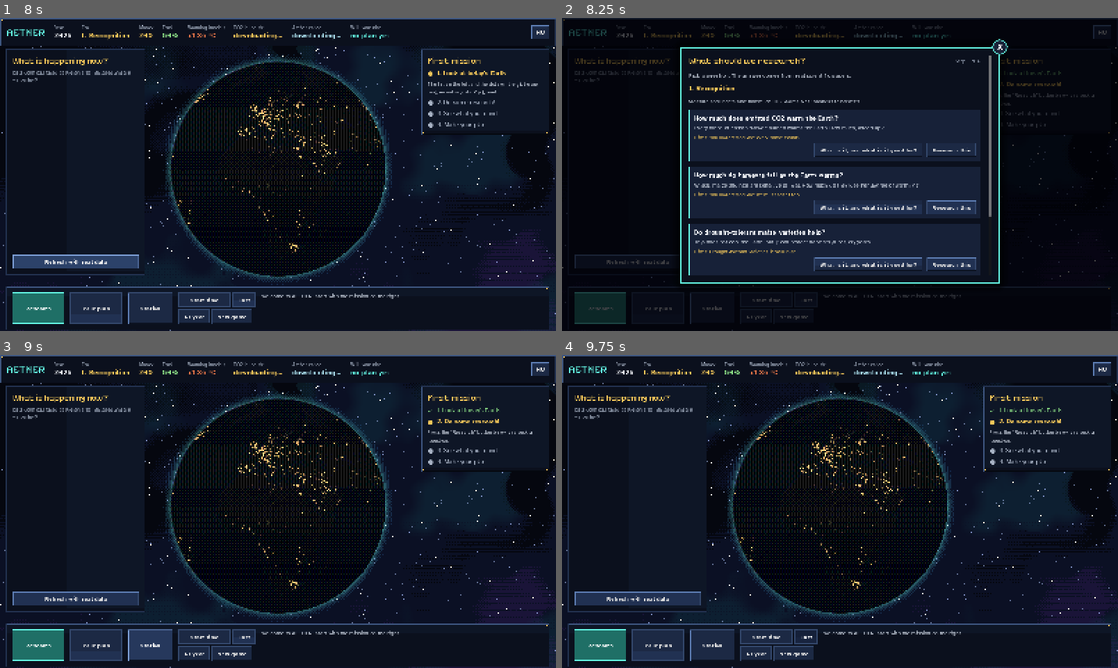
Above: before the commit, frames 1-4 (two rows, left to right).
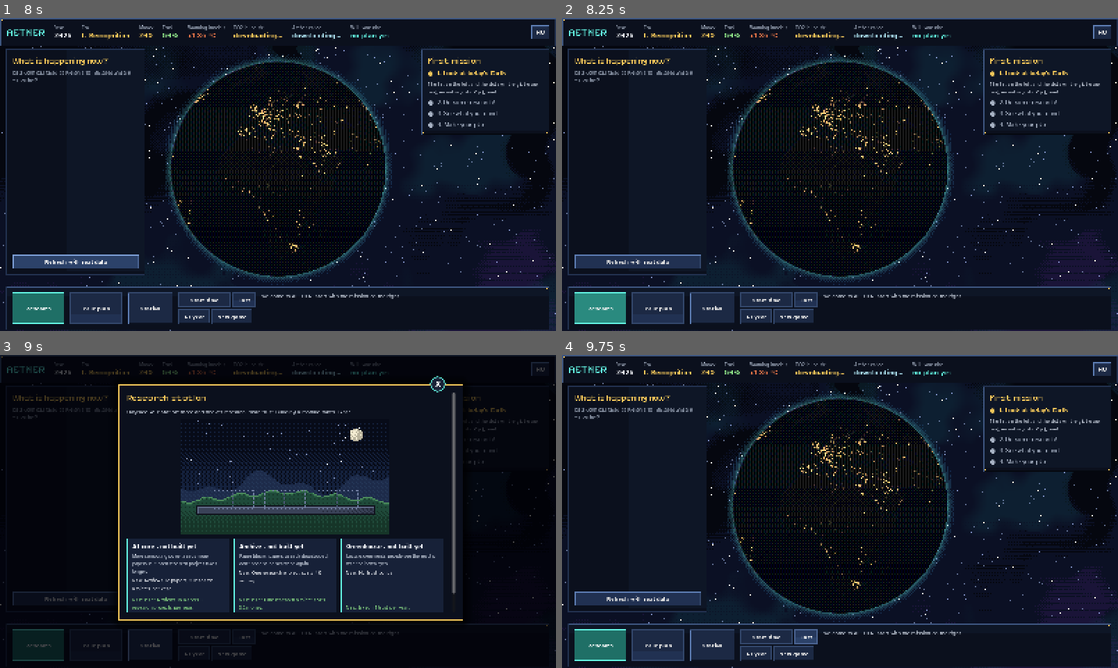
Above: after the commit, the same moments.

Repository: roadside/aether
Game: Godot game, scene res://scenes/main.tscn
Same seed, same stepped clock (60 frames per second), same inputs: the game is played once before the commit and once after it.
Inputs:
- Up to frame 1 (8 s): click "Start time" at 0.5 s; click "New game" at 1.25 s; click "Sure? Click again" at 2 s; click "Start time" at 2.75 s; click "New game" at 3.5 s; click "Sure? Click again" at 4.25 s; click "HU" at 5 s; click "EN" at 5.75 s; click "Refresh with real data" at 6.5 s; click "Refresh with real data" at 7.25 s
- Up to frame 2 (8.25 s): click "Research" at 8 s
- Up to frame 3 (9 s): click "Station" at 8.75 s
- Up to frame 4 (9.75 s): click "Fast" at 9.5 s

Frame 1 is identical in both runs. In frame 2, 40% of the frame differs, in the area x 0-100%, y 0-100%; in frame 3, 35%; in frame 4, 0.7%.
Error after the commit: Parse Error: Cannot find member "strip" in base "String". (res://scripts/research_flow.gd:204)

Commit message:
Téma-ablak: nincs „Mi ez?” rész, magyarul nincs angol Wikipédia-szöveg; az AI a játék kérdését magyarázza, a visszhangzó mezőket eldobjuk
Co-Authored-By: Claude Opus 5.5 <noreply@anthropic.com>
Claude-Session: https://claude.ai/code/session_01T6sPwaPiVjASr8DLyjC9bo

Diff:
--- a/AETHER_godot/scripts/i18n.gd
+++ b/AETHER_godot/scripts/i18n.gd
@@ -422,4 +422,5 @@
 	"Korszak": "Era",
 	"Tudásfa (játékszabály): a kutatott témák új korszakot, új témákat és új tervlehetőségeket nyitnak. Kutatás gomb.": "Knowledge tree (game rule): researched topics open new eras, topics and plan options. See the Research button.",
 	"Új korszak: %s! %s": "New era: %s! %s",
+	"Wikipédia": "Wikipedia",
 }
--- a/AETHER_godot/scripts/research_flow.gd
+++ b/AETHER_godot/scripts/research_flow.gd
@@ -163,7 +163,7 @@
 
 
 func _topic_path(q: Dictionary, ai: String) -> String:
-	return bridge.work_dir("aether_temak").path_join("%s_%s_%s.json" % [str(q["wiki_en"]).md5_text().left(10), L.lang, ai])
+	return bridge.work_dir("aether_temak").path_join("v2_%s_%s_%s.json" % [str(q["wiki_en"]).md5_text().left(10), L.lang, ai])
 
 
 func _show_topic(q: Dictionary) -> void:
@@ -191,7 +191,7 @@
 	var ai := "none" if phase == "gyors" else _topic_ai
 	_topic_out = _topic_path(_topic_q, ai)
 	if not bridge.run("tema", ["tema", "--wiki", str(_topic_q["wiki"]), "--wiki-en", str(_topic_q["wiki_en"]),
-			"--kereses", str(_topic_q["attekintes"]), "--ki", _topic_out, "--ai", ai, "--nyelv", L.lang]):
+			"--kereses", str(_topic_q["attekintes"]), "--cim", L.t(str(_topic_q["cim"])), "--ki", _topic_out, "--ai", ai, "--nyelv", L.lang]):
 		if phase == "gyors":
 			_show_busy()
 
@@ -200,7 +200,9 @@
 	_header(L.t(_topic_q["cim"]), 0, "")
 	var m: Variant = r.get("magyarazat")
 	if typeof(m) == TYPE_DICTIONARY:
-		for part in [["mi_ez", "Mi ez?"], ["mire_jo", "Mire jó?"], ["hatranyok", "Mi a gond vele?"], ["mennyire_bizonyitott", "Mennyire bizonyított?"]]:
+		for part in [["mire_jo", "Mire jó?"], ["hatranyok", "Mi a gond vele?"], ["mennyire_bizonyitott", "Mennyire bizonyított?"]]:
+			if str(m.get(part[0], "")).strip() == "":
+				continue
 			var c := UI.card(UI.GOLD)
 			c.add_child(UI.label(L.t(part[1]), 17, UI.GOLD, true))
 			c.add_child(UI.label(str(m.get(part[0], "")), 17, UI.TEXT))
@@ -209,9 +211,10 @@
 	var src := UI.vbox(2)
 	var w: Variant = r.get("wiki")
 	if typeof(w) == TYPE_DICTIONARY:
-		if typeof(m) != TYPE_DICTIONARY:
+		# AI nélkül a Wikipédia bevezetője, de csak a játékos nyelvén; ha az AI még ír, semmi
+		if typeof(m) != TYPE_DICTIONARY and _topic_ai == "none" and str(w.get("nyelv", "")) == L.lang:
 			var c := UI.card(UI.GOLD)
-			c.add_child(UI.label(L.t("Mi ez? (Wikipédia)"), 17, UI.GOLD, true))
+			c.add_child(UI.label(L.t("Wikipédia"), 17, UI.GOLD, true))
 			c.add_child(UI.label(str(w.get("bevezeto", "")), 17, UI.TEXT))
 			_body.add_child(UI.card_root(c))
 		src.add_child(_text_link(L.t("Wikipédia: ") + str(w.get("cim", "")) + " (" + str(w.get("nyelv", "")) + ", CC BY-SA 4.0)",
